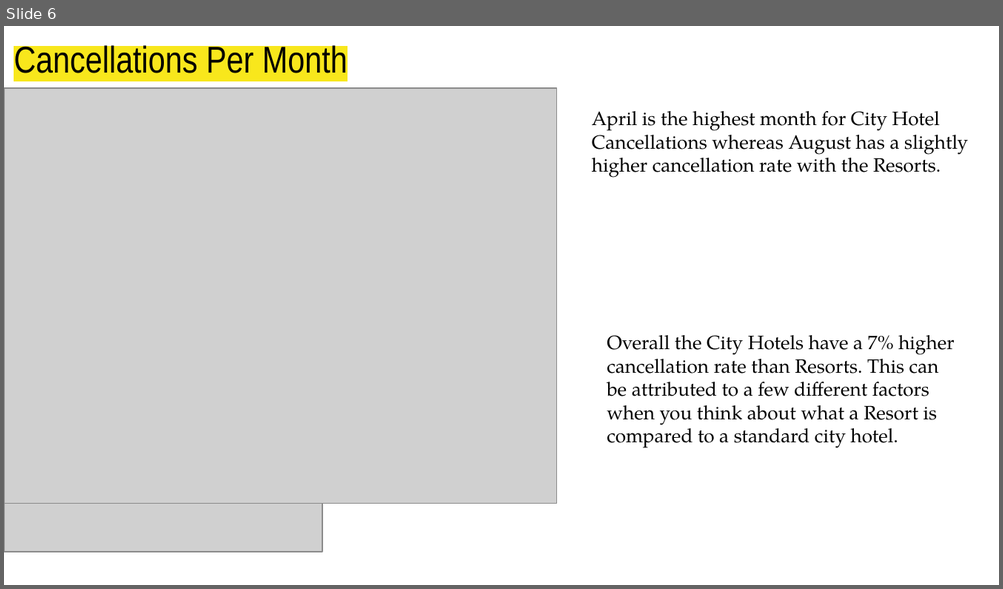
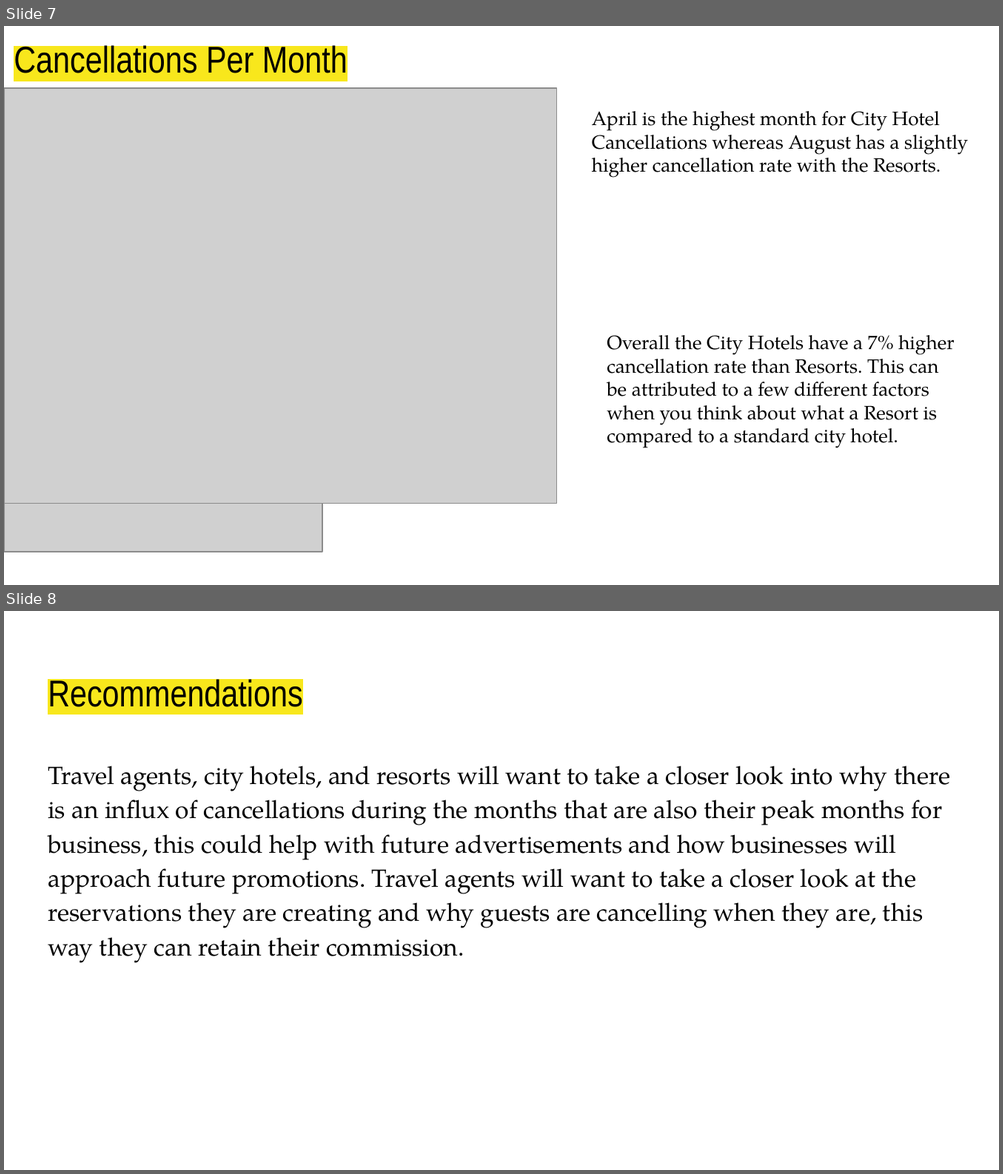
Before and after one commit to cole-beach/Hotel-Booking-Demand, a slide deck: Hotel Booking Demand.pptx. Shown one above the other, each under a label of ours: slide 6 before the commit, slides 7 and 8 after it. The pictures are 1003x589 and 1003x1174 pixels, drawn with LibreOffice and Linux fonts; fonts in the diff are those of the drawing; grey boxes stand for pictures. Boxes give left, top, right and bottom in pixels: in the first picture for what was removed or moved away, otherwise in the second. Text is boxed around its words. In the diff, an @@ line names an element or a change of style, - is before the commit and + after.

```diff
--- a/Hotel Booking Demand.pptx
+++ b/Hotel Booking Demand.pptx
@@ slide 8 added at [4, 611, 999, 1170], background #FFFFFF @@
@@ title added at [48, 676, 303, 707], 27 pt, text #000000 @@
+Recommendations
@@ text added at [48, 766, 950, 963], 18 pt, text #000000 @@
+Travel agents, city hotels, and resorts will want to take a closer look into why there is an influx of cancellations during the months that are also their peak months for business, this could help with future advertisements and how businesses will approach future promotions. Travel agents will want to take a closer look at the reservations they are creating and why guests are cancelling when they are, this way they can retain their commission.
@@ what was slide 6 is now slide 7 @@
```
Also in this commit, not shown: 1 other slide added.
